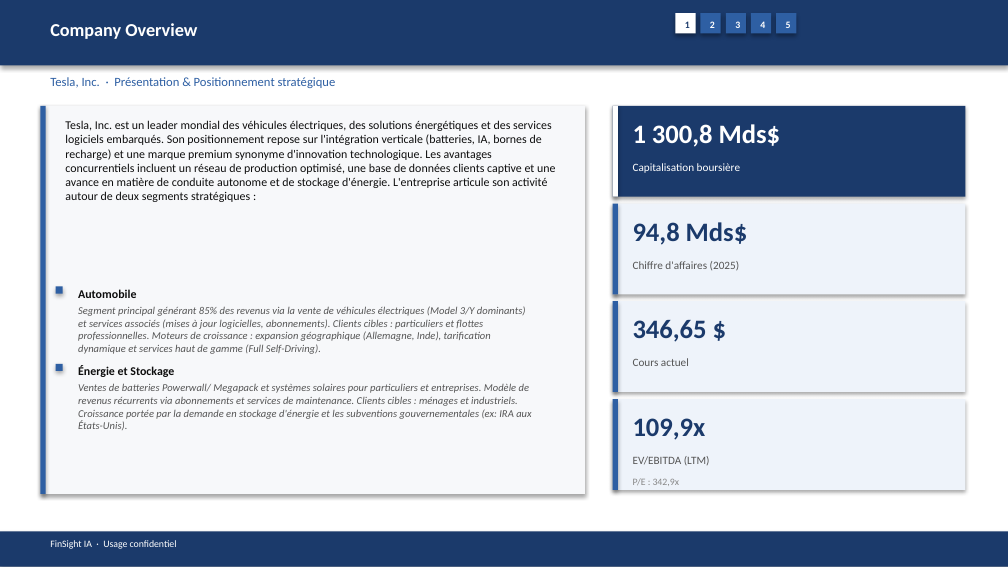
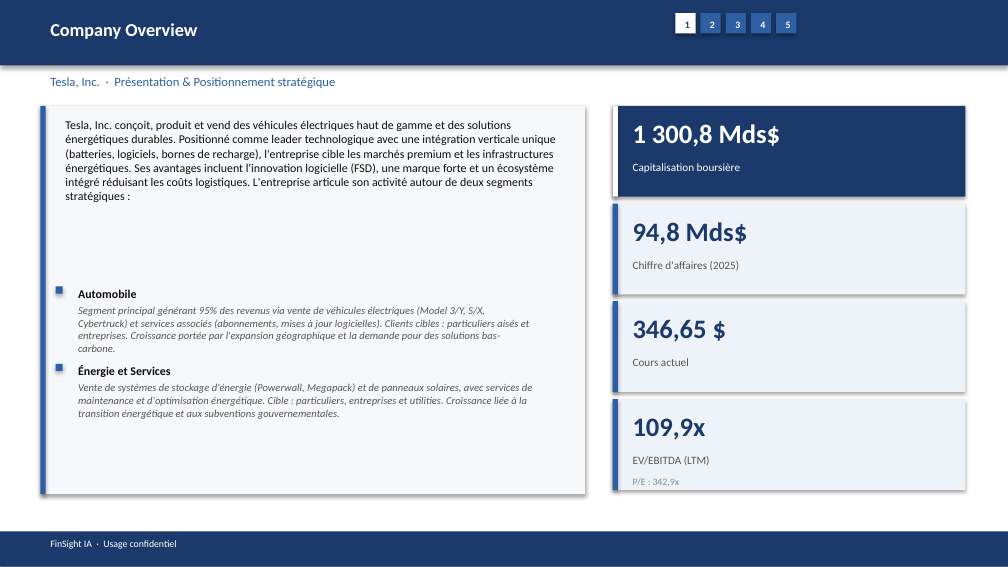
Before and after one commit to baptistejeh07-art/finsight-ia, a slide deck: slide 5 of preview/TSLA/TSLA_pitchbook.pptx. Drawn at 1008x567 pixels with LibreOffice and Linux fonts; fonts in the diff are those of the drawing. Boxes give left, top, right and bottom in pixels: in the first picture for what was removed or moved away, otherwise in the second. Text is boxed around its words. In the diff, an @@ line names an element or a change of style, - is before the commit and + after.

```diff
--- a/preview/TSLA/TSLA_pitchbook.pptx
+++ b/preview/TSLA/TSLA_pitchbook.pptx
@@ text at box(65, 120, 556, 202): text changed @@
-Tesla, Inc. est un leader mondial des véhicules électriques, des solutions énergétiques et des services logiciels embarqués. Son positionnement repose sur l'intégration verticale (batteries, IA, bornes de recharge) et une marque premium synonyme d'innovation technologique. Les avantages concurrentiels incluent un réseau de production optimisé, une base de données clients captive et une avance en matière de conduite autonome et de stockage d'énergie. L'entreprise articule son activité autour de deux segments stratégiques :
+Tesla, Inc. conçoit, produit et vend des véhicules électriques haut de gamme et des solutions énergétiques durables. Positionné comme leader technologique avec une intégration verticale unique (batteries, logiciels, bornes de recharge), l'entreprise cible les marchés premium et les infrastructures énergétiques. Ses avantages incluent l'innovation logicielle (FSD), une marque forte et un écosystème intégré réduisant les coûts logistiques. L'entreprise articule son activité autour de deux segments stratégiques :
@@ text at box(78, 306, 530, 352): text changed @@
-Segment principal générant 85% des revenus via la vente de véhicules électriques (Model 3/Y dominants) et services associés (mises à jour logicielles, abonnements). Clients cibles : particuliers et flottes professionnelles. Moteurs de croissance : expansion géographique (Allemagne, Inde), tarification dynamique et services haut de gamme (Full Self-Driving).
+Segment principal générant 95% des revenus via vente de véhicules électriques (Model 3/Y, S/X, Cybertruck) et services associés (abonnements, mises à jour logicielles). Clients cibles : particuliers aisés et entreprises. Croissance portée par l'expansion géographique et la demande pour des solutions bas-carbone.
@@ text at box(78, 366, 170, 377): text changed @@
-Énergie et Stockage
+Énergie et Services
@@ text at box(78, 383, 532, 419): text changed @@
-Ventes de batteries Powerwall/ Megapack et systèmes solaires pour particuliers et entreprises. Modèle de revenus récurrents via abonnements et services de maintenance. Clients cibles : ménages et industriels. Croissance portée par la demande en stockage d'énergie et les subventions gouvernementales (ex: IRA aux États-Unis).
+Vente de systèmes de stockage d'énergie (Powerwall, Megapack) et de panneaux solaires, avec services de maintenance et d'optimisation énergétique. Cible : particuliers, entreprises et utilities. Croissance liée à la transition énergétique et aux subventions gouvernementales.
```
Also in this commit, not shown: 17 other slides changed, 4 other files.
